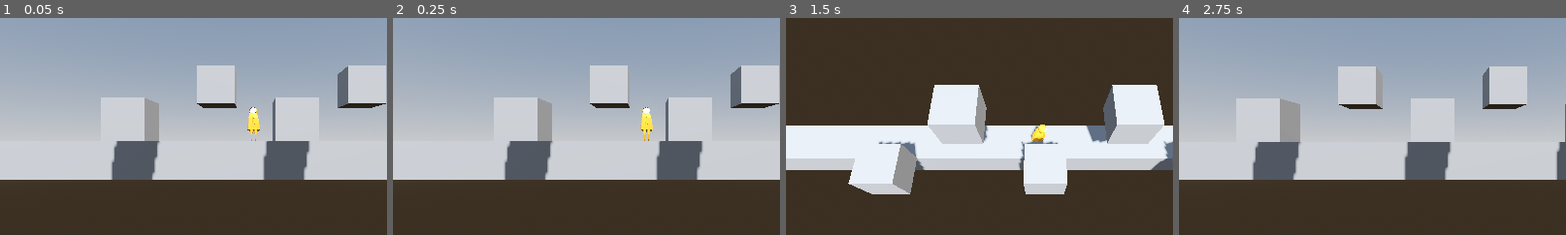
Above: before the commit, frames 1-4 (left to right).
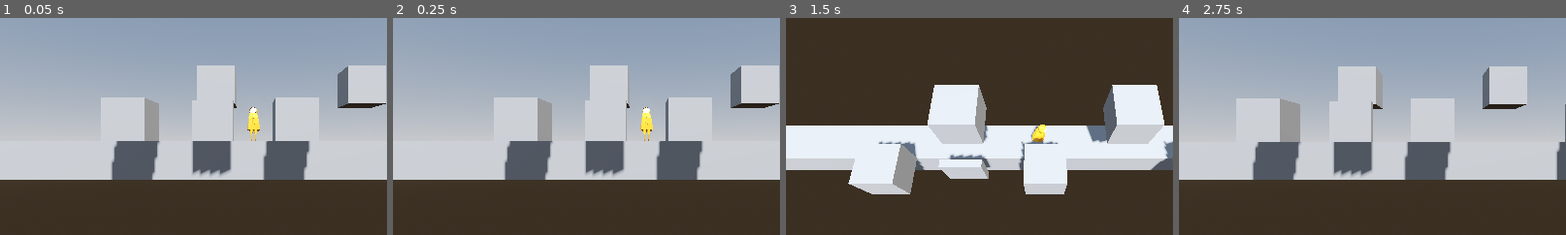
Above: after the commit, the same moments.

Repository: Raftatul/game-jam-behavior-2025
Game: Godot game, scene res://src/levels/main_map.tscn
Two runs of this game, one before a commit and one after it. Both use one fixed random seed, a clock stepped at 60 frames per second and the inputs below.
Inputs:
- Up to frame 1 (0.05 s): no input
- Up to frame 2 (0.25 s): no input
- Up to frame 3 (1.5 s): tap Enter (ui_accept) at 0.5, 0.77 s; hold Right (ui_right) 0.53-1.28 s; tap E (switch_camera) at 0.6, 1.35 s; hold Left (ui_left) from 1.28 s (still down)
- Up to frame 4 (2.75 s): tap Enter (ui_accept) at 1.52 s; release Left (ui_left) at 2.03 s; hold Right (ui_right) from 2.03 s (still down); tap E (switch_camera) at 2.1 s
The pictures show only the part of the screen within x 17-67%, y 22-71%; the shares and areas given below are measured in that part.

The runs differ from the first frame. In frame 1, 2.4% of the frame differs, in the area x 49-61%, y 37-73%; in frame 2, 2.4%; in frame 3, 1.1%; in frame 4, 2.3%.

Commit message:
Fixed Bug on switchable mesh

Diff:
--- a/game-jam-behavior-2025/src/ldos/SwitchingMesh.tscn
+++ b/game-jam-behavior-2025/src/ldos/SwitchingMesh.tscn
@@ -7,7 +7,8 @@
 
 [node name="SwitchingMesh" type="AnimatableBody3D"]
 
-[node name="SwitchableCollisionShape3D" parent="." instance=ExtResource("1_msfys")]
+[node name="SwitchableCollisionShape3D" parent="." node_paths=PackedStringArray("toggle_meshes") instance=ExtResource("1_msfys")]
+toggle_meshes = NodePath("../MeshInstance3D")
 
 [node name="MeshInstance3D" type="MeshInstance3D" parent="."]
 mesh = SubResource("BoxMesh_x4ahr")
--- a/game-jam-behavior-2025/src/levels/main_map.tscn
+++ b/game-jam-behavior-2025/src/levels/main_map.tscn
@@ -1,8 +1,9 @@
-[gd_scene load_steps=7 format=3 uid="uid://buse55bn08t6f"]
+[gd_scene load_steps=8 format=3 uid="uid://buse55bn08t6f"]
 
-[ext_resource type="PackedScene" uid="uid://stq6yyadeyjn" path="res://src/character/character.tscn" id="1_4uxyq"]
-[ext_resource type="Script" uid="uid://dcexpw07mj5rk" path="res://src/levels/world.gd" id="1_qgv8x"]
+[ext_resource type="PackedScene" path="res://src/character/character.tscn" id="1_4uxyq"]
+[ext_resource type="Script" path="res://src/levels/world.gd" id="1_qgv8x"]
 [ext_resource type="MeshLibrary" uid="uid://dnhjeo6e3yltg" path="res://assets/modular_kit/modular_kit.tres" id="3_xbmv0"]
+[ext_resource type="PackedScene" uid="uid://deew70tfogvw5" path="res://src/ldos/SwitchingMesh.tscn" id="4_a4ppy"]
 
 [sub_resource type="ProceduralSkyMaterial" id="ProceduralSkyMaterial_4uxyq"]
 
@@ -41,3 +42,6 @@
 "cells": PackedInt32Array(65532, 1, 1245184, 0, 1, 1245184, 4, 1, 1245184, 8, 1, 1245184, 65542, 0, 196608, 65538, 0, 196608, 131070, 0, 196608)
 }
 metadata/_editor_floor_ = Vector3(0, 1, 0)
+
+[node name="SwitchingMesh" parent="." instance=ExtResource("4_a4ppy")]
+transform = Transform3D(2, 0, 0, 0, 2, 0, 0, 0, 2, -2, 1, 3)
--- a/game-jam-behavior-2025/src/levels/vivian_room.tscn
+++ b/game-jam-behavior-2025/src/levels/vivian_room.tscn
@@ -8,10 +8,10 @@
 
 [sub_resource type="Curve3D" id="Curve3D_c5uyr"]
 _data = {
-"points": PackedVector3Array(0, 0, 0, 0, 0, 0, -2.02598, -0.0277371, -0.0400491, 0, 0, 0, 0, 0, 0, 1.97723, 0.0495431, 0.0327878),
-"tilts": PackedFloat32Array(0, 0)
+"points": PackedVector3Array(0, 0, 0, 0, 0, 0, -2.02598, -0.0277371, -0.0400491, 0, 0, 0, 0, 0, 0, 1.82032, 0.0465136, 0.0299329, 0, 0, 0, 0, 0, 0, 1.97723, 0.0495431, 0.0327878),
+"tilts": PackedFloat32Array(0, 0, 0)
 }
-point_count = 2
+point_count = 3
 
 [sub_resource type="BoxMesh" id="BoxMesh_oggrv"]
 
@@ -24,7 +24,7 @@
 transform = Transform3D(0.982734, 0.0960158, 0.158159, -3.72529e-09, 0.854809, -0.518942, -0.185022, 0.509982, 0.840051, -1.40317, 0.699995, -0.169579)
 
 [node name="Rotator" parent="." instance=ExtResource("1_il7l4")]
-transform = Transform3D(1, 0, 0, 0, -4.37114e-08, -1, 0, 1, -4.37114e-08, 0, 5, 0)
+transform = Transform3D(1, 0, 0, 0, -4.37114e-08, -1, 0, 1, -4.37114e-08, 0, 7, 0)
 showInGame = false
 rotating_angle = 1
 rotating_speed = 1.0
@@ -38,17 +38,15 @@
 mesh = SubResource("CylinderMesh_il7l4")
 
 [node name="Path3D" type="Path3D" parent="."]
-transform = Transform3D(1, 0, 0, 0, 1, 0, 0, 0, 1, 0, 2.20927, 0)
+transform = Transform3D(1, 0, 0, 0, 1, 0, 0, 0, 1, -5.00694, 4.22639, -0.000558853)
 curve = SubResource("Curve3D_c5uyr")
 
 [node name="Translator" parent="Path3D" instance=ExtResource("2_c5uyr")]
-transform = Transform3D(-0.0181913, -0.0192943, -0.999632, 0, 0.999798, -0.0192975, 0.999818, -0.000351051, -0.0181879, -2.02598, -0.0277371, -0.0400491)
+transform = Transform3D(-0.0181912, -0.0192942, -0.999633, 1.86261e-09, 0.999798, -0.0192974, 0.999818, -0.000351049, -0.0181878, -2.02598, -0.0277371, -0.0400491)
 pause_at_extrimity = true
 
 [node name="MeshInstance3D" type="MeshInstance3D" parent="Path3D/Translator"]
 mesh = SubResource("BoxMesh_oggrv")
 
 [node name="SwitchingMesh" parent="." instance=ExtResource("3_gigd5")]
-transform = Transform3D(1, 0, 0, 0, 1, 0, 0, 0, 1, 0, 1, 0)
-
-[editable path="SwitchingMesh"]
+transform = Transform3D(1, 0, 0, 0, 1, 0, 0, 0, 1, 0, 3, 0)
